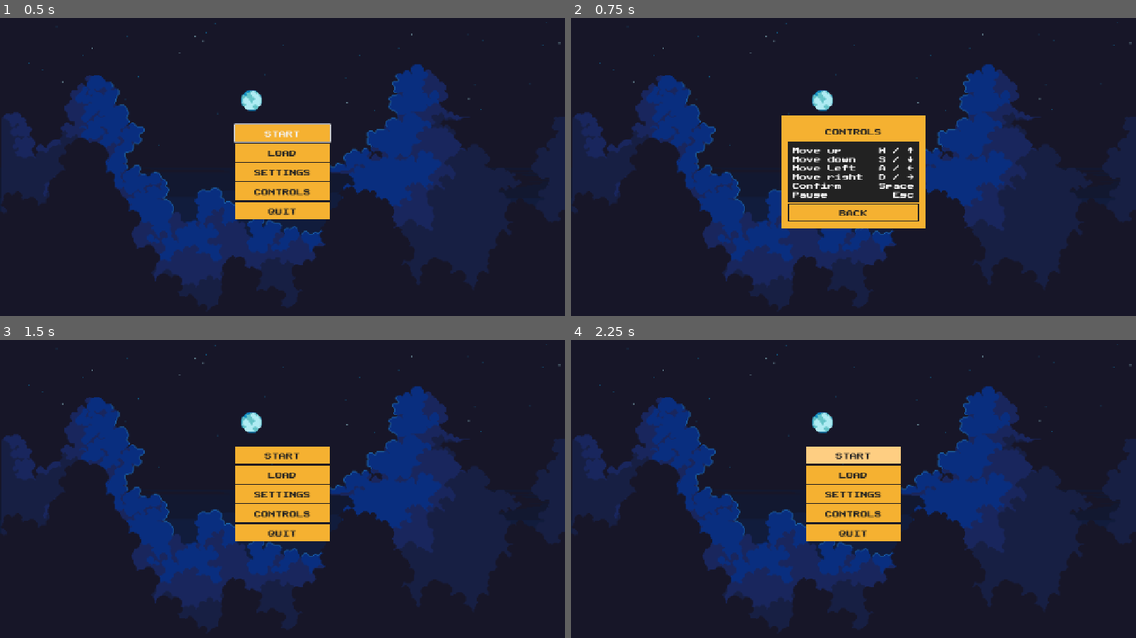
Above: before the commit, frames 1-4 (two rows, left to right).
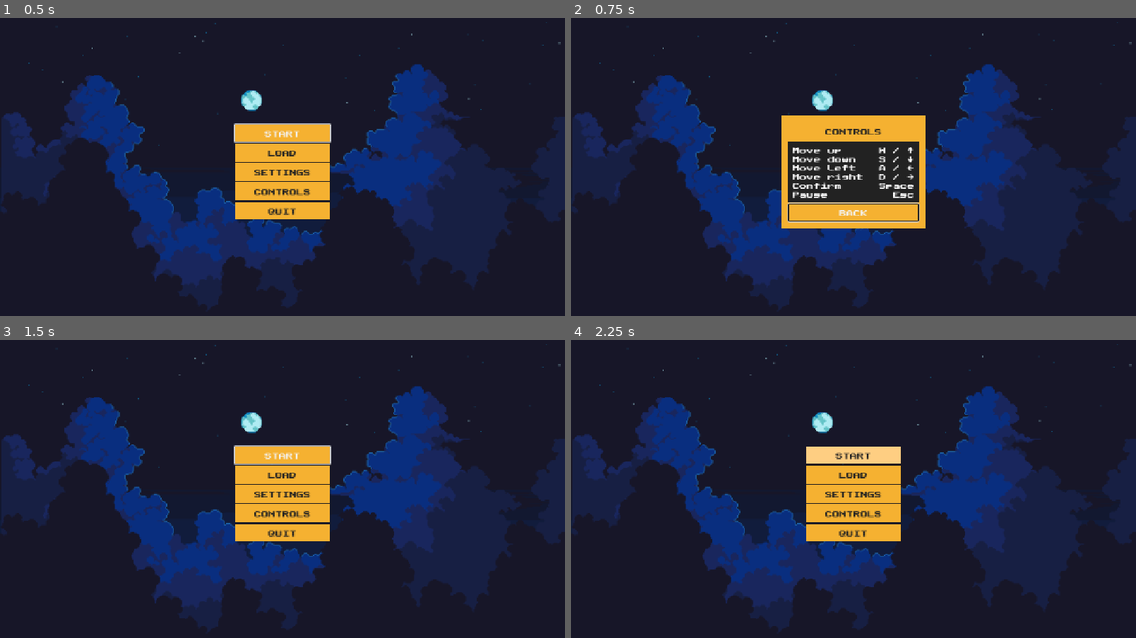
Above: after the commit, the same moments.

Repository: fabiolrodriguez/indie-game-starter-kit
Game: Godot game, scene res://scenes/main_menu/main_menu.tscn
The game is run twice, just before and just after one commit, with the same random seed, the same clock (stepped at 60 frames per second) and the same inputs.
Inputs:
- Up to frame 1 (0.5 s): no input
- Up to frame 2 (0.75 s): click "CONTROLS" at 0.5 s
- Up to frame 3 (1.5 s): click "BACK" at 1.25 s
- Up to frame 4 (2.25 s): click "START" at 2 s

Frame 1 is identical in both runs. In frame 2, 0.3% of the frame differs, in the area x 38-62%, y 61-69%; in frame 3, 0.3%; in frame 4, nothing differs.

Commit message:
fix button focus to work with joysticks

Diff:
--- a/scripts/main_menu.gd
+++ b/scripts/main_menu.gd
@@ -160,6 +160,7 @@
 	settings_panel.visible=false
 	controls_panel.visible=false
 	menu_panel.visible=true
+	start_button.grab_focus()
 func _on_back_button_focus_entered() -> void:
 	AudioManager.play_hover()
 func _on_back_button_mouse_entered() -> void:
@@ -170,8 +171,6 @@
 		SettingsManager.fscr(true)
 	else:
 		SettingsManager.fscr(false)
-
-
 
 func _on_option_button_item_selected(index) -> void:
 	var res = resolutions[index]
@@ -185,7 +184,6 @@
 	SettingsManager.apply_language()
 	update_texts()
 
-
 func test_save():
 	SaveManager.set_value("profile", "player_name", "Fabio")
 	SaveManager.set_value("profile", "language", SettingsManager.language)
@@ -241,3 +239,4 @@
 	settings_panel.visible = false
 	controls_panel.visible = true
 	populate_controls_panel()
+	controls_back_button.grab_focus()
--- a/scripts/pause_menu.gd
+++ b/scripts/pause_menu.gd
@@ -9,6 +9,7 @@
 func pause():
 	visible = true
 	get_tree().paused = true
+	resume_button.grab_focus()
 
 func resume():
 	AudioManager.play_click()
